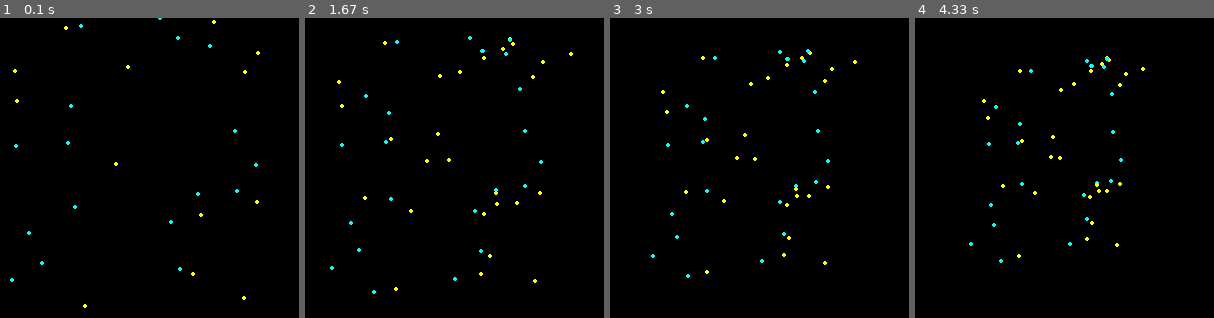
Above: before the commit, frames 1-4 (left to right).
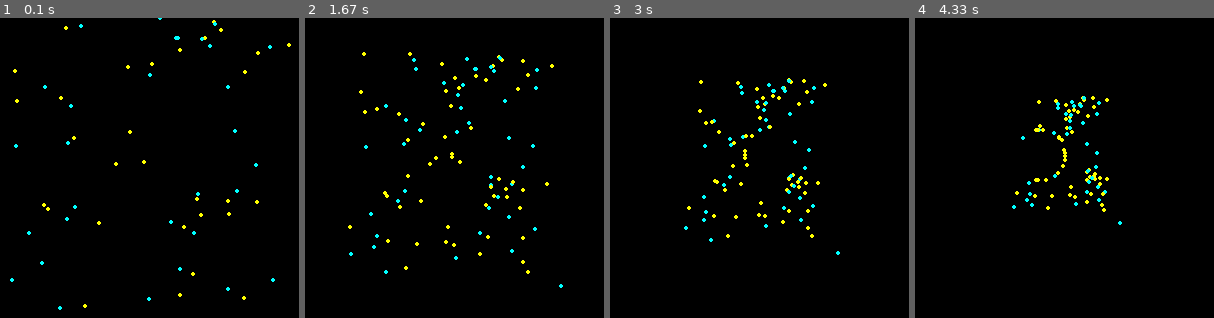
Above: after the commit, the same moments.

Repository: Nikhil-Singla/the-dev-dossier
Game: pygame game, started from game_dev/lifeSystemProgramming.py
Same seed, same stepped clock (60 frames per second), same inputs: the game is played once before the commit and once after it.
Inputs (mouse positions are in pixels of both pictures, inside the frame that each line leads up to):
- Up to frame 1 (0.1 s): no input
- Up to frame 2 (1.67 s): tap S at 0.33 s; press the mouse at (499, 63) at 0.7 s; move the mouse to (532, 168) at 0.8 s; release the mouse at (565, 273) at 0.93 s; click (376, 57) at 1.05 s; click (460, 198) at 1.38 s
- Up to frame 3 (3 s): click (717, 105) at 1.72 s; click (852, 162) at 2.05 s; click (663, 129) at 2.38 s; click (774, 156) at 2.72 s
- Up to frame 4 (4.33 s): click (1019, 255) at 3.05 s; click (998, 111) at 3.38 s; click (1034, 156) at 3.72 s; click (1007, 96) at 4.05 s

The runs differ from the first frame. In frame 1, 0.4% of the frame differs, in the area x 14-98%, y 1-98%; in frame 2, 1.9%, in the area x 8-90%, y 6-92%; in frame 3, 1.8%; in frame 4, 1.7%.

Commit message:
Start stop mode, Clear movement

Diff:
--- a/game_dev/lifeSystemProgramming.py
+++ b/game_dev/lifeSystemProgramming.py
@@ -29,8 +29,8 @@
 timer = pygame.time.Clock()                         ## Help run our game at 60 FPS
 
 list_P = []
-radius = 15
-particleCap = 50
+pushRadius = 30
+particleCap = 100
 sizeCircle = 2
 
 class funcTimer():
@@ -119,12 +119,12 @@
                 list_P.clear()          ## Empty out the points list
                 moveFunc = False        ## Future implementation of auto moving partciiles
             if event.key == pygame.K_s: ## If Key is "S"
-                moveFunc = True         ## Start the move function simulation
+                moveFunc = not moveFunc         ## Start the move function simulation
         elif event.type == pygame.MOUSEBUTTONUP:    ## IF clicked
             pos = pygame.mouse.get_pos()            ## Get mouse position
             screen.fill(background)                 ## Reset print Screen
             for p in list_P:
-                p.push(pos, radius)                ## Update the points list with the new points away from mouse by a fixed radius
+                p.push(pos, pushRadius)                ## Update the points list with the new points away from mouse by a fixed radius
                 pygame.draw.circle(screen, p.col, (p.x, p.y), sizeCircle) ## Draw the new points
 
     if len(list_P) < particleCap: ## Max Cap on particle count
